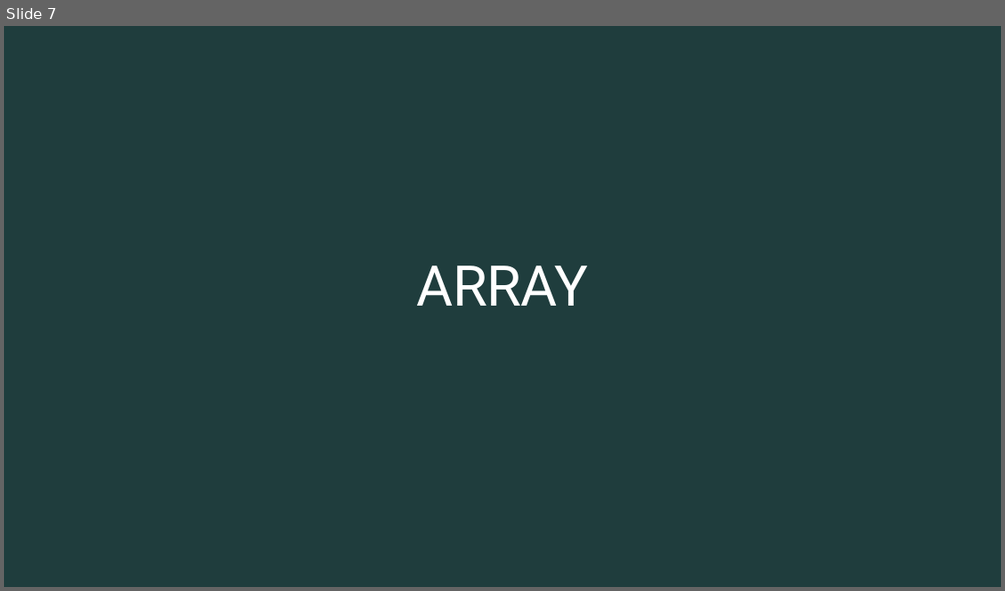
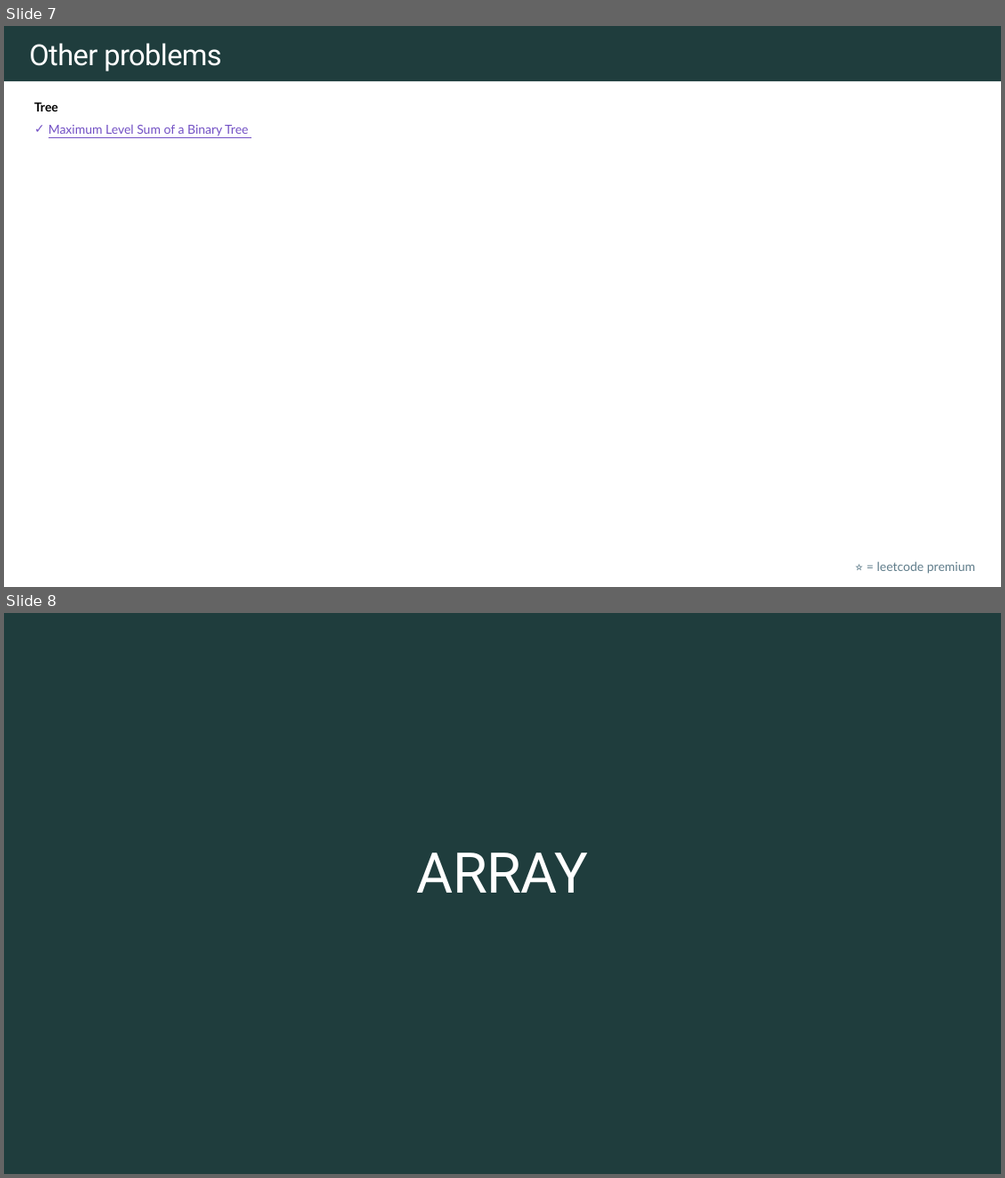
Before and after one commit to rfdavid/coding-interview-handbook-cpp, a slide deck: Algorithm and problem Solving Cheatsheet.pptm. Shown one above the other, each under a label of ours: slide 7 before the commit, slides 7 and 8 after it. The pictures are 1005x591 and 1005x1178 pixels, drawn with LibreOffice and Linux fonts; fonts in the diff are those of the drawing. Boxes give left, top, right and bottom in pixels: in the first picture for what was removed or moved away, otherwise in the second. Text is boxed around its words. In the diff, an @@ line names an element or a change of style, - is before the commit and + after.

Commit message:
added max sum of binary tree

```diff
--- a/Algorithm and problem Solving Cheatsheet.pptm
+++ b/Algorithm and problem Solving Cheatsheet.pptm
@@ slide 7 added at (4,26,1001,587), background #FFFFFF @@
@@ rectangle added at (4,26,1001,81), fill #1F3D3D @@
@@ text added at (29,43,222,71), 28 pt, text #FFFFFF @@
+Other problems
@@ text added at (34,103,248,136), 12 pt, text #7351C5, underline @@
+Tree
+✓ Maximum Level Sum of a Binary Tree
@@ text added at (877,561,975,573), 12 pt, text #607D8B @@
+⭐ = leetcode premium
@@ what was slide 7 is now slide 8 @@
```
Also in this commit, not shown: 4 slides changed, 4 other slides added, 11 other files.
